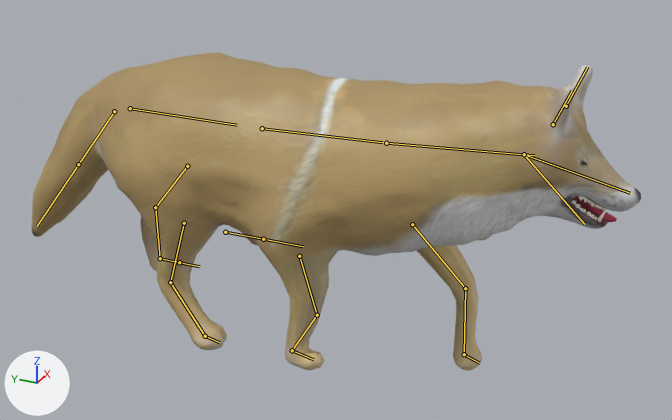
The FBX model Assets/Models/wolf.fbx as it was, and as the next commit left it.
One viewpoint serves both versions: a 50 mm camera at (-2.63, -1.34, 1.87) aimed at (0.11, -0.11, 0.5). Arrows for +X, +Y and +Z are at lower left; the lights stay in place. The first picture is the older version. Both versions are drawn at frame 1 of the action 'Armature|Idle.001'; the numbers are the values there. The bones that change, and the others that lie on the model, are drawn over the model as lines.

Names of what the first picture shows: 'tong_ret'.
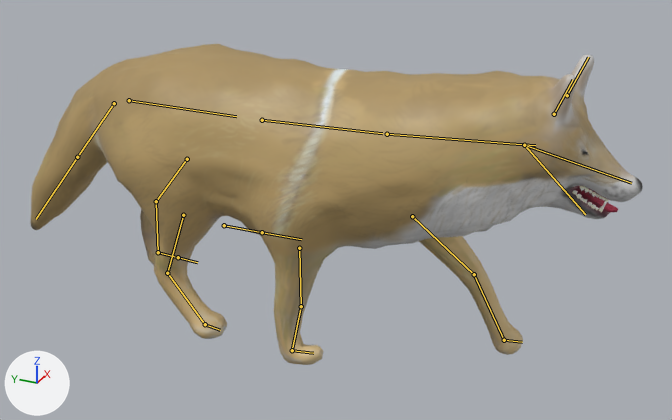
What the commit changed:
Bone 'body-low' (bone_body_low) moves from (-0.001, 0.0, -0.031) to (0.0, 0.0, 0.0).
Bone 'leg-front-up.L' (bone_leg_front_up_l) turns from (-8, -1, 2) to (0, -2, 0) degrees about its own x, y and z.
Bone 'leg-front-mid.L' (bone_leg_front_mid_l) turns from (-18, 0, -1) to (0, 0, 0) degrees about its own x, y and z.
Bone 'leg-back-up.R' (bone_leg_back_up_r) turns from (3, 5, 3) to (0, 5, 3) degrees about its own x, y and z.
Bone 'leg-back-mid.R' (bone_leg_back_mid_r) turns from (-7, 0, 0) to (0, 0, 0) degrees about its own x, y and z.
Bone 'leg-front-up.R' (bone_leg_front_up_r) turns from (17, -4, 0) to (2, -4, 0) degrees about its own x, y and z.
Bone 'leg-front-mid.R' (bone_leg_front_mid_r) turns from (-36, 0, 0) to (-2, 0, 0) degrees about its own x, y and z.

Changed parts and their boxes [x1, y1, x2, y2] in the pictures (672 x 420 px):
'tong_ret', posed: before [31, 52, 641, 371]; after [30, 44, 643, 365]
bone 'body-low', root to tip: before (130, 108) to (237, 125); after (129, 100) to (236, 116)
bone 'leg-front-up.L', root to tip: before (412, 224) to (465, 288); after (412, 216) to (474, 274)
bone 'leg-front-mid.L', root to tip: before (465, 288) to (464, 354); after (474, 274) to (504, 340)
bone 'leg-back-up.R', root to tip: before (184, 223) to (170, 282); after (183, 215) to (167, 273)
bone 'leg-back-mid.R', root to tip: before (170, 282) to (205, 336); after (167, 273) to (205, 324)
bone 'leg-front-up.R', root to tip: before (299, 256) to (317, 315); after (299, 248) to (301, 306)
bone 'leg-front-mid.R', root to tip: before (317, 315) to (292, 350); after (301, 306) to (292, 350)
